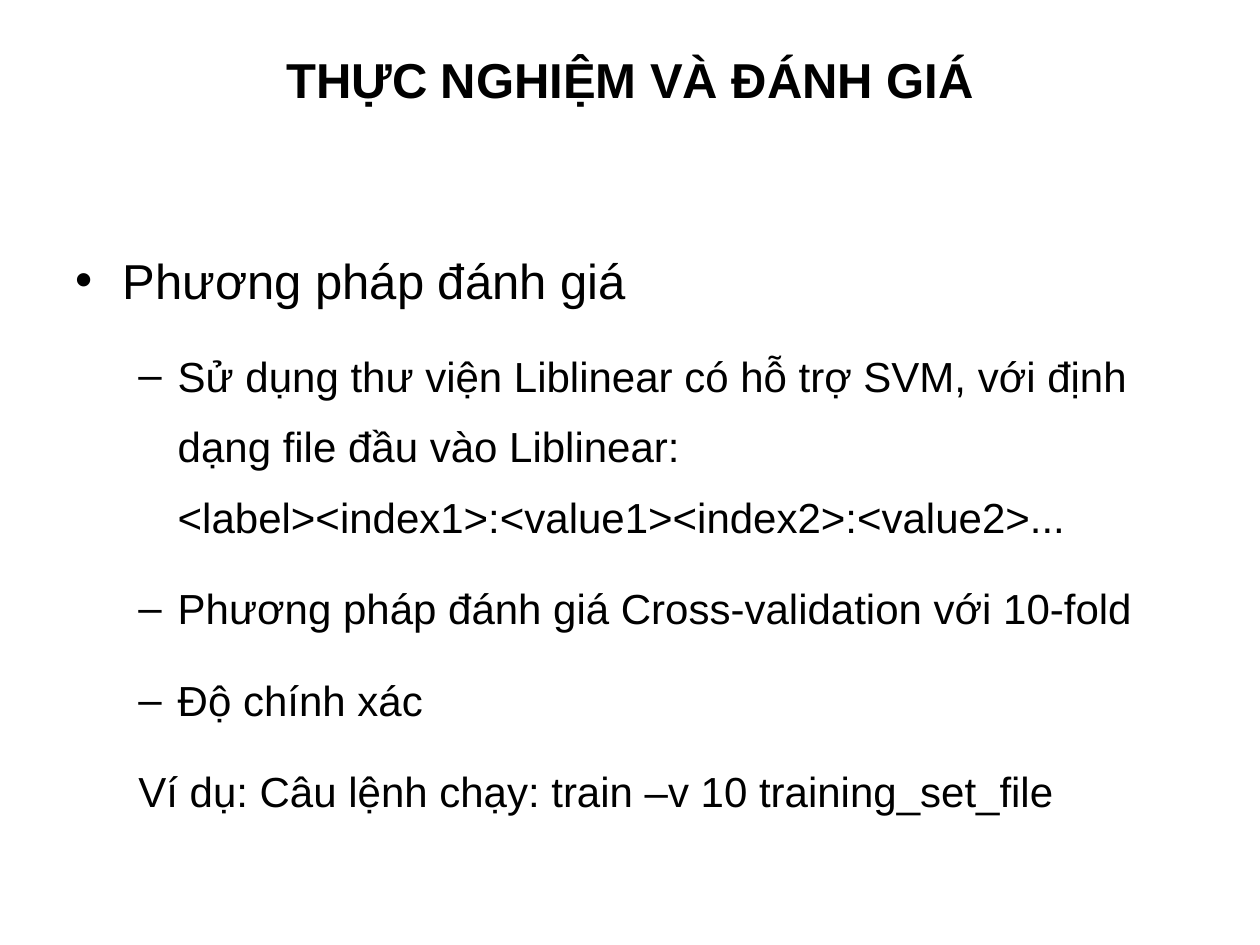
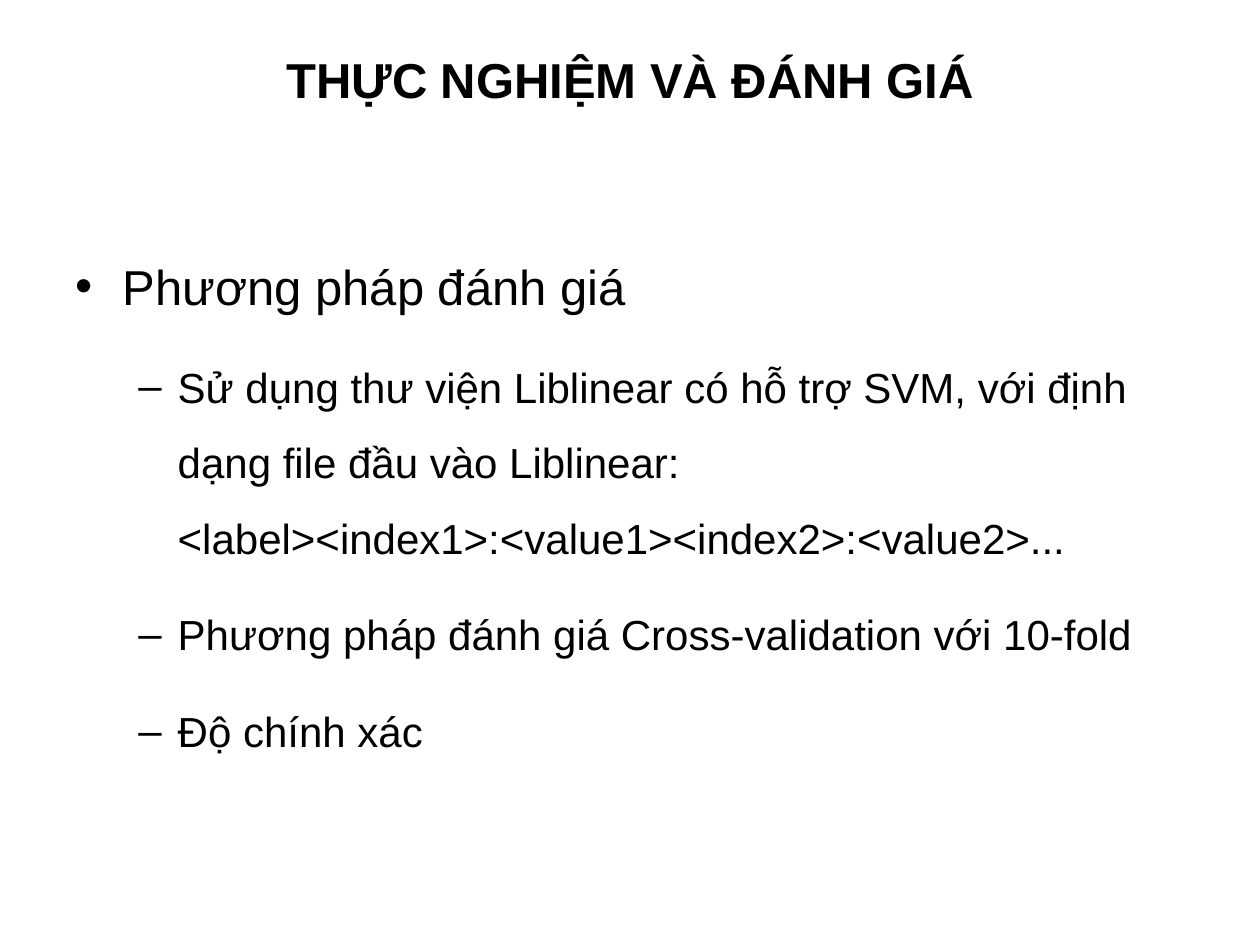
Before and after one commit to truonghaibg/thesis, a slide deck: slide 15 of tchai/Slide_LuanVan_TruongCongHai.ppt. Drawn at 1260x945 pixels with LibreOffice and Linux fonts; fonts in the diff are those of the drawing; background and template pictures are left out. Boxes give left, top, right and bottom in pixels: in the first picture for what was removed or moved away, otherwise in the second. Text is boxed around its words. In the diff, an @@ line names an element or a change of style, - is before the commit and + after.

```diff
--- a/tchai/Slide_LuanVan_TruongCongHai.ppt
+++ b/tchai/Slide_LuanVan_TruongCongHai.ppt
@@ text "Phương pháp đánh giá" at (x1=123, y1=269, x2=1131, y2=754): line spacing 1.4 to 1.5 @@
@@ text at (x1=138, y1=776, x2=1053, y2=816): paragraph removed @@
-  Ví dụ: Câu lệnh chạy: train –v 10 training_set_file
```
Also in this commit, not shown: 13 other slides changed, 1 slide added, 1 slide removed.
